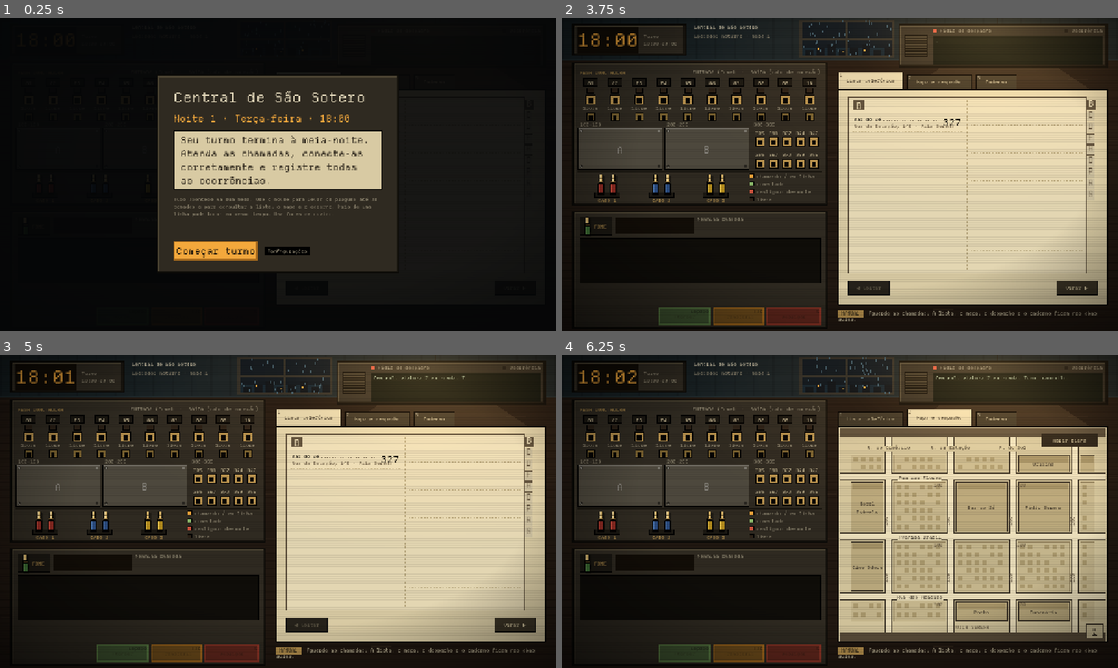
Above: before the commit, frames 1-4 (two rows, left to right).
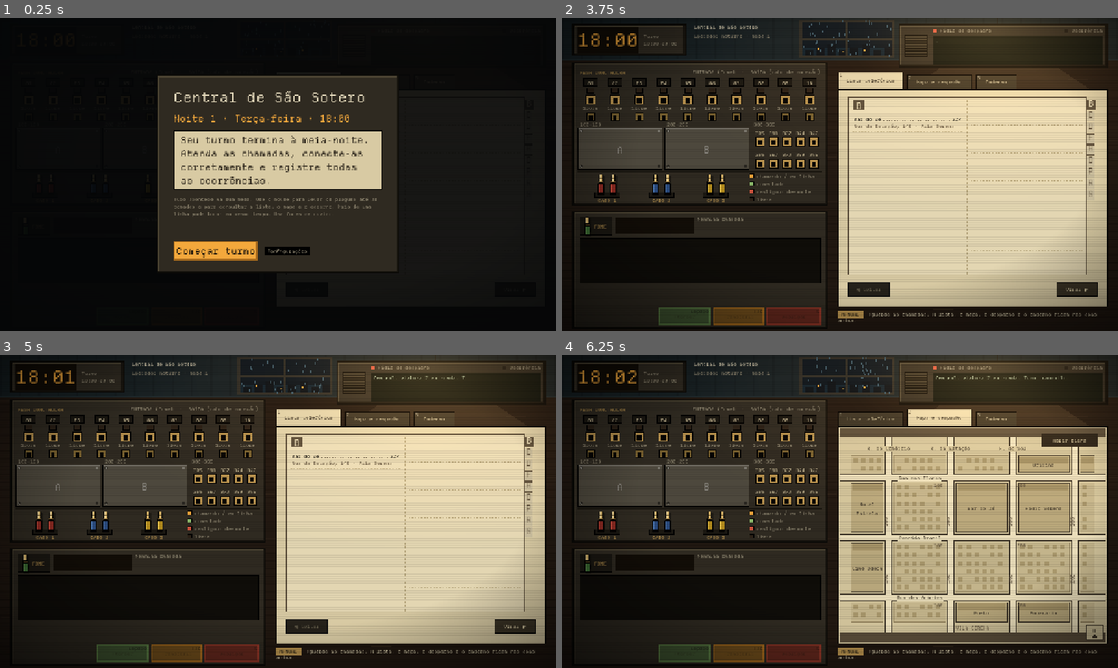
Above: after the commit, the same moments.

Repository: MendelDdS/Project-Switchboard
Game: Godot game, scene res://scenes/main.tscn
Two runs of this game, one before a commit and one after it. Both use one fixed random seed, a clock stepped at 60 frames per second and the inputs below.
Inputs (mouse positions are in pixels of both pictures, inside the frame that each line leads up to):
- Up to frame 1 (0.25 s): no input
- Up to frame 2 (3.75 s): click "Lista telefônica" at 0.5 s; click "Mapa e despacho" at 1.25 s; click "Virar ▶" at 2 s; click "Caderno" at 2.75 s; click "Começar turno" at 3.5 s
- Up to frame 3 (5 s): drag from (139, 470) to (333, 442) at 4.27 s
- Up to frame 4 (6.25 s): drag from (973, 533) to (812, 574) at 5.02 s; move the mouse to (895, 442) at 5.77 s; hold X (hang_up) from 5.78 s (still down); tap 2 (tab_dispatch) at 5.85 s

The runs differ from the first frame. In frame 2, 0.9% of the frame differs, in the area x 49-98%, y 32-98%; in frame 3, 0.9%; in frame 4, 4.6%, in the area x 49-98%, y 28-98%.

Commit message:
improve(#0000): improve viewport settings

Diff:
--- a/project.godot
+++ b/project.godot
@@ -31,6 +31,7 @@
 window/size/viewport_height=720
 window/size/mode=2
 window/stretch/mode="canvas_items"
+window/stretch/aspect="expand"
 
 [editor]
 
--- a/scenes/main.tscn
+++ b/scenes/main.tscn
@@ -169,7 +169,6 @@
 [node name="Phone" parent="Layout/Columns/Left" unique_id=577996644 instance=ExtResource("6_phone_panel")]
 unique_name_in_owner = true
 layout_mode = 2
-size_flags_vertical = 3
 
 [node name="Right" type="VBoxContainer" parent="Layout/Columns" unique_id=1679355778]
 layout_mode = 2
@@ -191,6 +190,7 @@
 [node name="Tools" parent="Layout/Columns/Right" unique_id=343385558 instance=ExtResource("8_tools")]
 unique_name_in_owner = true
 layout_mode = 2
+size_flags_vertical = 3
 
 [node name="Hint" type="RichTextLabel" parent="Layout/Columns/Right" unique_id=932627705]
 unique_name_in_owner = true
@@ -208,11 +208,12 @@
 texture_filter = 2
 material = SubResource("CanvasItemMaterial_4")
 layout_mode = 1
-anchors_preset = 15
-anchor_right = 1.0
-anchor_bottom = 1.0
-grow_horizontal = 2
-grow_vertical = 2
+anchors_preset = 1
+anchor_left = 1.0
+anchor_right = 1.0
+offset_left = -1280.0
+offset_bottom = 720.0
+grow_horizontal = 0
 mouse_filter = 2
 texture = SubResource("GradientTexture2D_3")
 expand_mode = 1
--- a/scenes/ui/tools.tscn
+++ b/scenes/ui/tools.tscn
@@ -98,6 +98,7 @@
 [node name="Paper" type="PanelContainer" parent="."]
 custom_minimum_size = Vector2(0, 498)
 layout_mode = 2
+size_flags_vertical = 3
 theme_type_variation = &"PaperPanel"
 
 [node name="Margin" type="MarginContainer" parent="Paper"]
--- a/scripts/main.gd
+++ b/scripts/main.gd
@@ -19,6 +19,7 @@
 const SMALLTALK_CHANCE := 0.6           # ...às vezes (respostas e limites: Conversation); sem resposta, reclama da demora:
 const NAG_AFTER := 22.0                 # segundos de silêncio até reclamar da demora (emergência: EMERGENCY_NAG_AFTER)
 const EMERGENCY_NAG_AFTER := 26.0
+const PHONE_MAX_H := 400.0              # px: em tela alta o telefone para de crescer (a sobra fica para a mesa de madeira)
 ## Atalhos das abas (Input Map): aba -> ação.
 const TAB_KEYS := {"lista": "tab_directory", "despacho": "tab_dispatch", "caderno": "tab_logbook"}
 var C: GameContent = GameData.CONTENT
@@ -93,6 +94,10 @@
 	background.weather = weather
 	exchange = Exchange.new(GameData.board_numbers())
 	board.setup(exchange, phone.fone_socket)
+	var left := phone.get_parent() as Control   # o telefone ocupa o resto da coluna, até PHONE_MAX_H
+	left.resized.connect(func():
+		var above := left.get_combined_minimum_size().y - phone.get_combined_minimum_size().y
+		phone.custom_minimum_size.y = minf(left.size.y - above, PHONE_MAX_H))
 	var plan := Schedule.build(night, pace, LAST_CALL)
 	sched = plan.calls
 	tut = plan.tut
--- a/scripts/ui/background.gd
+++ b/scripts/ui/background.gd
@@ -1,6 +1,7 @@
 class_name Background
 extends Control
-## Parede, janela (com o clima da noite), mesa de madeira e luminária — desenhados em 640x360 e ampliados 2x.
+## Parede, janela (com o clima da noite), mesa de madeira e luminária — desenhados em pixels de 2x2 e esticados até
+## a borda da tela (a janela segue a coluna da esquerda, de largura fixa; a luminária, a borda direita).
 ## `weather`: "rain" (gotas no vidro), "fog" (névoa passando, luzes difusas) ou "clear" (estrelas e lua).
 ## `shadow`: a silhueta de alguém parado do lado de fora da janela (sai pouco antes da ligação desconhecida).
 
@@ -51,15 +52,17 @@
 
 func _draw() -> void:
 	draw_set_transform(Vector2.ZERO, 0.0, Vector2(2, 2))
-	_r(0, 0, 640, 360, Color("172023"))
-	for x in range(0, 640, 22):
+	var w := ceilf(size.x / 2.0)
+	var h := ceilf(size.y / 2.0)
+	_r(0, 0, w, h, Color("172023"))
+	for x in range(0, w, 22):
 		_r(x, 0, 2, 48, Color("141c1f"))
-	_r(0, 47, 640, 2, Color("1e282b"))
-	_r(0, 49, 640, 311, Color("211811"))
-	for y in range(56, 360, 9):
-		_r(0, y, 640, 1, Color("1b130d"))
-	for i in 40:
-		_r((i * 97) % 640, 52 + ((i * 53) % 300), 18 + (i % 5) * 6, 1, Color("2a1f16"))
+	_r(0, 47, w, 2, Color("1e282b"))
+	_r(0, 49, w, h - 49, Color("211811"))
+	for y in range(56, h, 9):
+		_r(0, y, w, 1, Color("1b130d"))
+	for i in int(40 * w * h / (640 * 360)):
+		_r((i * 97) % int(w), 52 + ((i * 53) % int(h - 60)), 18 + (i % 5) * 6, 1, Color("2a1f16"))
 	# janela
 	var wx := 276.0
 	var wy := 5.0
@@ -115,7 +118,7 @@
 	_r(wx + ww / 2 - 1, wy, 2, wh, Color("2c2a24"))
 	_r(wx, wy + wh / 2 - 1, ww, 2, Color("2c2a24"))
 	# luminária
-	var lx := 500.0
+	var lx := w - 140.0
 	_r(lx, 0, 2, 8, Color("111111"))
 	draw_colored_polygon(PackedVector2Array([Vector2(lx - 8, 8), Vector2(lx + 10, 8), Vector2(lx + 22, 22), Vector2(lx - 20, 22)]), Color("34422e"))
 	_r(lx - 6, 9, 4, 3, Color("50623f"))
--- a/scripts/ui/phone_book.gd
+++ b/scripts/ui/phone_book.gd
@@ -7,10 +7,8 @@
 ## dedo. Os contatos vêm de GameData.CONTENT.directory (só os setores atendidos e o despacho).
 
 const TAB_W := 26.0           # largura das abas de índice, na borda direita
-const BOOK := Rect2(0, 0, 576 - TAB_W, 406)
+const NAV_H := 56.0           # altura da barra de Voltar/Virar, embaixo do livro
 const TOP := 40.0             # onde começam os contatos da página (abaixo do cabeçalho)
-const BOTTOM := 400.0         # até onde vão
-const PAGE_W := 247.0         # largura do texto de cada página
 const PAPER := Color("e3d6b2")
 const PLAIN := {"á": "a", "à": "a", "â": "a", "ã": "a", "é": "e", "ê": "e", "í": "i", "ó": "o", "ô": "o", "õ": "o", "ú": "u", "ç": "c"}
 
@@ -21,6 +19,9 @@
 var _index: Array = []        ## letras que têm contato (uma aba cada)
 var _letter := 0              ## letra aberta (índice em `_index`); `_index.size()` = página de anotações
 var _hover_tab := -1
+var book := Rect2()           ## o livro acompanha o tamanho da aba (`NOTIFICATION_RESIZED`)
+var bottom := 0.0             ## até onde vão os contatos
+var page_w := 0.0             ## largura do texto de cada página
 
 @onready var _prev: Button = %Prev
 @onready var _next: Button = %Next
@@ -60,7 +61,7 @@
 	var all := _entries.filter(func(e): return initial(e) == current_letter())
 	var h := TOP
 	var n := 0
-	while n < all.size() and h + entry_height(all[n]) <= BOTTOM:
+	while n < all.size() and h + entry_height(all[n]) <= bottom:
 		h += entry_height(all[n])
 		n += 1
 	return [all.slice(0, n), all.slice(n)]
@@ -90,8 +91,8 @@
 
 ## Aba de índice da letra `i`, na borda direita (a da letra aberta sai mais para fora).
 func _tab_rect(i: int, out := false) -> Rect2:
-	var h := minf(26.0, (BOOK.size.y - 12.0) / _index.size())
-	return Rect2(BOOK.end.x - 4, 6 + i * h, TAB_W + (0.0 if out else -3.0), h - 2)
+	var h := minf(26.0, (book.size.y - 12.0) / _index.size())
+	return Rect2(book.end.x - 4, 6 + i * h, TAB_W + (0.0 if out else -3.0), h - 2)
 
 
 func _tab_at(p: Vector2) -> int:
@@ -132,18 +133,18 @@
 func _draw() -> void:
 	_hits.clear()
 	_draw_tabs()
-	draw_rect(BOOK, Pal.INK_SOFT)
-	draw_rect(BOOK.grow(-2), PAPER)
-	var mid := BOOK.size.x / 2.0
+	draw_rect(book, Pal.INK_SOFT)
+	draw_rect(book.grow(-2), PAPER)
+	var mid := book.size.x / 2.0
 	var y := 6.0
-	while y < BOOK.size.y - 4:
+	while y < book.size.y - 4:
 		draw_rect(Rect2(mid - 1, y, 2, 5), Pal.PAPER_LINE)
 		y += 9
 	var left := 14.0
 	var right := 14.0 + mid
 	if current_letter() == "":   # depois da última letra: anotações
 		_page_head(left, T.text(T.Key.BOOK_NOTES))
-		draw_multiline_string(Pal.ui, Vector2(left, 58), T.text(T.Key.BOOK_NOTE_TEXT), HORIZONTAL_ALIGNMENT_LEFT, PAGE_W, 11, -1, Pal.INK_SOFT)
+		draw_multiline_string(Pal.ui, Vector2(left, 58), T.text(T.Key.BOOK_NOTE_TEXT), HORIZONTAL_ALIGNMENT_LEFT, page_w, 11, -1, Pal.INK_SOFT)
 		_ruled(right)
 		return
 	var pg := pages()
@@ -176,22 +177,22 @@
 ## Cabeçalho da página: um título e o fio embaixo.
 func _page_head(x0: float, txt: String) -> void:
 	draw_string(Pal.mono, Vector2(x0, 26), txt, HORIZONTAL_ALIGNMENT_LEFT, -1, 11, Pal.INK_SOFT)
-	draw_rect(Rect2(x0, 31, PAGE_W, 2), Pal.INK_SOFT)
+	draw_rect(Rect2(x0, 31, page_w, 2), Pal.INK_SOFT)
 
 
 ## Cabeçalho da página de uma letra: a letra num quadrado de tinta e o fio até a margem.
 func _page_letter(x0: float, letter: String) -> void:
 	draw_rect(Rect2(x0, 6, 24, 24), Pal.INK_SOFT)
 	draw_string(Pal.mono, Vector2(x0, 6 + Pal.mono.get_ascent(22)), letter, HORIZONTAL_ALIGNMENT_CENTER, 24, 22, PAPER)
-	draw_rect(Rect2(x0 + 30, 29, PAGE_W - 30, 2), Pal.INK_SOFT)
+	draw_rect(Rect2(x0 + 30, 29, page_w - 30, 2), Pal.INK_SOFT)
 
 
 ## Página sem contatos: só a pauta.
 func _ruled(x0: float) -> void:
 	var y := TOP + 24.0
-	while y < BOTTOM:
+	while y < bottom:
 		var lx := x0 - 4
-		while lx < x0 + PAGE_W + 4:
+		while lx < x0 + page_w + 4:
 			draw_rect(Rect2(lx, y, 2, 1), Pal.PAPER_LINE)
 			lx += 4
 		y += 32.0
@@ -202,26 +203,26 @@
 	var mono := Pal.mono
 	var idx := GameData.CONTENT.directory.find(e)
 	var eh := entry_height(e)
-	var r := Rect2(x0 - 6, ey, PAGE_W + 12, eh)
+	var r := Rect2(x0 - 6, ey, page_w + 12, eh)
 	_hits.append([r, idx])
 	if idx == marked:
 		draw_rect(r, Color(Pal.AMBER, 0.38))
 	elif idx == hover:
 		draw_rect(r, Color(Pal.AMBER, 0.16))
 	var base := ey + 4 + mono.get_ascent(11)
-	draw_multiline_string(mono, Vector2(x0, base), e.name, HORIZONTAL_ALIGNMENT_LEFT, 190, 11, -1, Color.BLACK)
-	draw_string(mono, Vector2(x0, ey + 4 + mono.get_ascent(22)), e.number, HORIZONTAL_ALIGNMENT_RIGHT, PAGE_W, 22, Color.BLACK)
-	var nh := mono.get_multiline_string_size(e.name, HORIZONTAL_ALIGNMENT_LEFT, 190, 11).y
+	draw_multiline_string(mono, Vector2(x0, base), e.name, HORIZONTAL_ALIGNMENT_LEFT, page_w - 57, 11, -1, Color.BLACK)
+	draw_string(mono, Vector2(x0, base), e.number, HORIZONTAL_ALIGNMENT_RIGHT, page_w, 11, Color.BLACK)
+	var nh := mono.get_multiline_string_size(e.name, HORIZONTAL_ALIGNMENT_LEFT, page_w - 57, 11).y
 	if nh <= 24.0:   # nome numa linha: pontilhado até o número
 		var dx := x0 + mono.get_string_size(e.name, HORIZONTAL_ALIGNMENT_LEFT, -1, 11).x + 6
-		var nx := x0 + PAGE_W - mono.get_string_size(e.number, HORIZONTAL_ALIGNMENT_LEFT, -1, 22).x - 6
+		var nx := x0 + page_w - mono.get_string_size(e.number, HORIZONTAL_ALIGNMENT_LEFT, -1, 11).x - 6
 		while dx < nx:
 			draw_rect(Rect2(dx, base - 2, 2, 2), Pal.INK_SOFT)
 			dx += 6
-	draw_multiline_string(mono, Vector2(x0, ey + 6 + nh + mono.get_ascent(11)), _addr(e), HORIZONTAL_ALIGNMENT_LEFT, PAGE_W, 11, -1, Pal.INK_SOFT)
+	draw_multiline_string(mono, Vector2(x0, ey + 6 + nh + mono.get_ascent(11)), _addr(e), HORIZONTAL_ALIGNMENT_LEFT, page_w, 11, -1, Pal.INK_SOFT)
 	var dy := ey + eh - 1
 	var lx := x0 - 4
-	while lx < x0 + PAGE_W + 4:
+	while lx < x0 + page_w + 4:
 		draw_rect(Rect2(lx, dy, 2, 1), Pal.PAPER_LINE)
 		lx += 4
 
@@ -238,14 +239,19 @@
 
 ## Altura do contato na página (nome e endereço podem quebrar linha).
 func entry_height(e: DirectoryEntry) -> float:
-	var nh := Pal.mono.get_multiline_string_size(e.name, HORIZONTAL_ALIGNMENT_LEFT, 190, 11).y
-	return nh + Pal.mono.get_multiline_string_size(_addr(e), HORIZONTAL_ALIGNMENT_LEFT, PAGE_W, 11).y + 12
+	var nh := Pal.mono.get_multiline_string_size(e.name, HORIZONTAL_ALIGNMENT_LEFT, page_w - 57, 11).y
+	return nh + Pal.mono.get_multiline_string_size(_addr(e), HORIZONTAL_ALIGNMENT_LEFT, page_w, 11).y + 12
 
 
 ## O idioma mudou nas configurações: redesenha os textos. O mouse saiu: some o realce.
 func _notification(what: int) -> void:
 	if what == NOTIFICATION_TRANSLATION_CHANGED:
 		queue_redraw()
+	elif what == NOTIFICATION_RESIZED:
+		book = Rect2(0, 0, size.x - TAB_W, size.y - NAV_H)
+		bottom = book.size.y - 6
+		page_w = book.size.x / 2.0 - 28
+		queue_redraw()
 	elif what == NOTIFICATION_MOUSE_EXIT and (hover != -1 or _hover_tab != -1):
 		hover = -1
 		_hover_tab = -1
--- a/tests/test_flow.gd
+++ b/tests/test_flow.gd
@@ -187,7 +187,7 @@
 		var shown_entries: Array = pg[0] + pg[1]
 		var of_letter: Array = book._entries.filter(func(e): return book.initial(e) == l)
 		var right_h: float = book.TOP + pg[1].reduce(func(acc, e): return acc + book.entry_height(e), 0.0)
-		ok(book.current_letter() == l and shown_entries == of_letter and right_h <= book.BOTTOM, "aba %s: só a letra, inteira" % l)
+		ok(book.current_letter() == l and shown_entries == of_letter and right_h <= book.bottom, "aba %s: só a letra, inteira" % l)
 	book.jump(book._index[0])
 	var walked := 0
 	while not book._next.disabled:
Not shown, changed: CLAUDE.md
